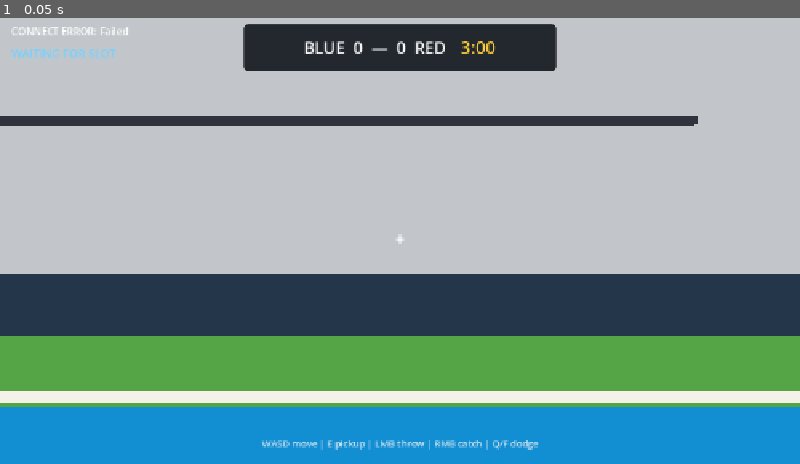
Above: before the commit, frame 1.
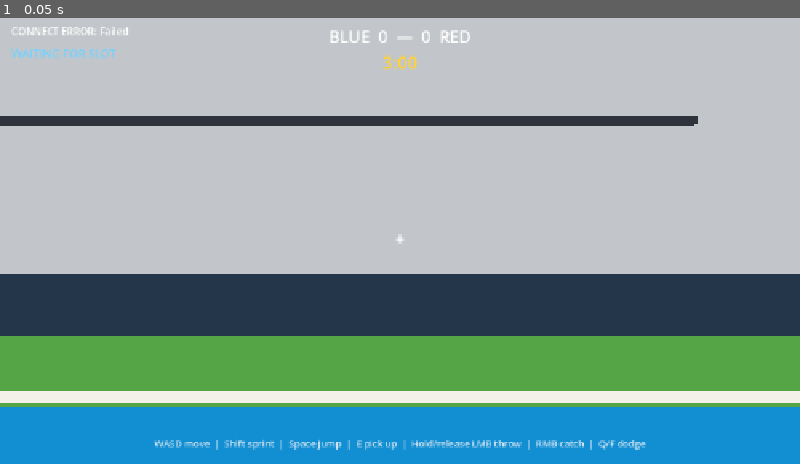
Above: after the commit, the same moment.

Repository: copley/dodgeball-fps
Game: Godot game, scene res://scenes/multiplayer_main.tscn
Same seed, same stepped clock (60 frames per second), same inputs: the game is played once before the commit and once after it.
Inputs:
- Up to frame 1 (0.05 s): no input

The runs differ from the first frame. In frame 1, 4.8% of the frame differs, in the area x 19-81%, y 1-97%.
Error before the commit: Invalid assignment of property or key 'text' with value of type 'String' on a base object of type 'null instance'. (res://scripts/multiplayer_main.gd:521)

Commit message:
Fix multiplayer HUD node paths

Diff:
--- a/scenes/multiplayer_main.tscn
+++ b/scenes/multiplayer_main.tscn
@@ -10,17 +10,6 @@
 ambient_light_source = 3
 ambient_light_color = Color(0.7, 0.74, 0.82, 1)
 ambient_light_energy = 0.62
-
-[sub_resource type="StyleBoxFlat" id="StyleBox_hud"]
-bg_color = Color(0.035, 0.055, 0.085, 0.86)
-corner_radius_top_left = 8
-corner_radius_top_right = 8
-corner_radius_bottom_left = 8
-corner_radius_bottom_right = 8
-content_margin_left = 16.0
-content_margin_top = 8.0
-content_margin_right = 16.0
-content_margin_bottom = 8.0
 
 [node name="MultiplayerMain" type="Node3D"]
 script = ExtResource("2_script")
@@ -41,28 +30,24 @@
 
 [node name="UI" type="CanvasLayer" parent="."]
 
-[node name="TopBar" type="PanelContainer" parent="UI"]
-offset_left = 390.0
-offset_top = 16.0
-offset_right = 890.0
-offset_bottom = 92.0
-theme_override_styles/panel = SubResource("StyleBox_hud")
-
-[node name="HBox" type="HBoxContainer" parent="UI/TopBar"]
-layout_mode = 2
-theme_override_constants/separation = 24
-alignment = 1
-
-[node name="Score" type="Label" parent="UI/TopBar/HBox"]
-layout_mode = 2
+[node name="Score" type="Label" parent="UI"]
+offset_left = 430.0
+offset_top = 18.0
+offset_right = 850.0
+offset_bottom = 58.0
 theme_override_font_sizes/font_size = 26
 text = "BLUE  0  —  0  RED"
+horizontal_alignment = 1
 
-[node name="Timer" type="Label" parent="UI/TopBar/HBox"]
-layout_mode = 2
+[node name="Timer" type="Label" parent="UI"]
+offset_left = 580.0
+offset_top = 58.0
+offset_right = 700.0
+offset_bottom = 96.0
 theme_override_colors/font_color = Color(1, 0.82, 0.22, 1)
 theme_override_font_sizes/font_size = 28
 text = "3:00"
+horizontal_alignment = 1
 
 [node name="Crosshair" type="Label" parent="UI"]
 offset_left = 620.0
Not shown: 1 places in scenes/multiplayer_main.tscn that only renumber resources
